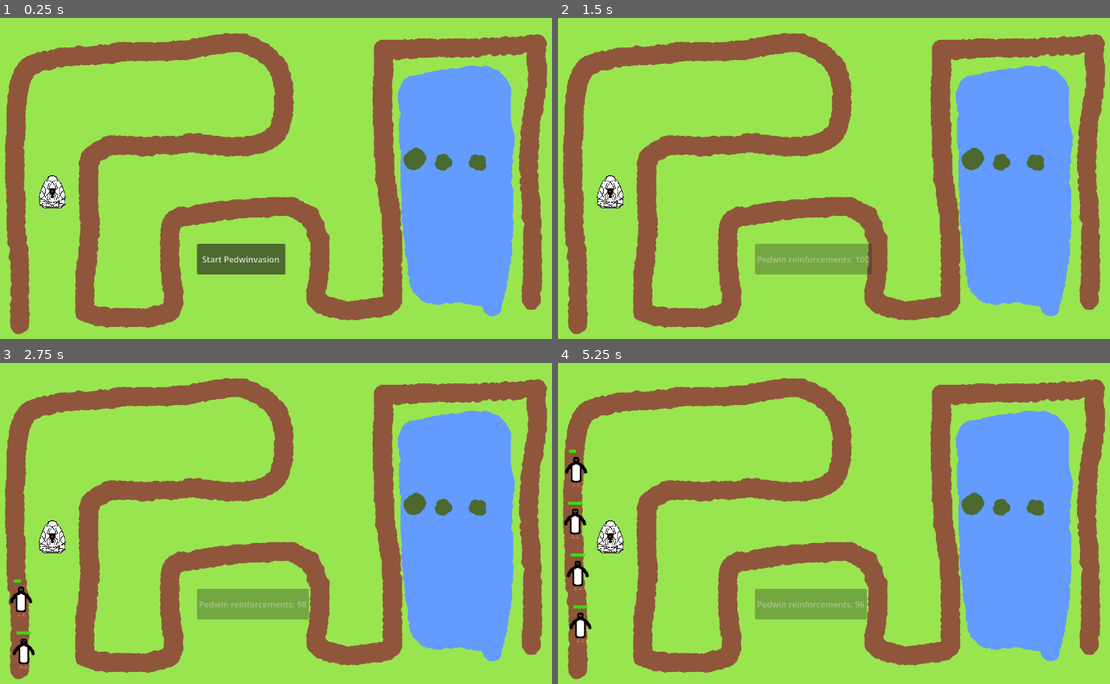
Above: before the commit, frames 1-4 (two rows, left to right).
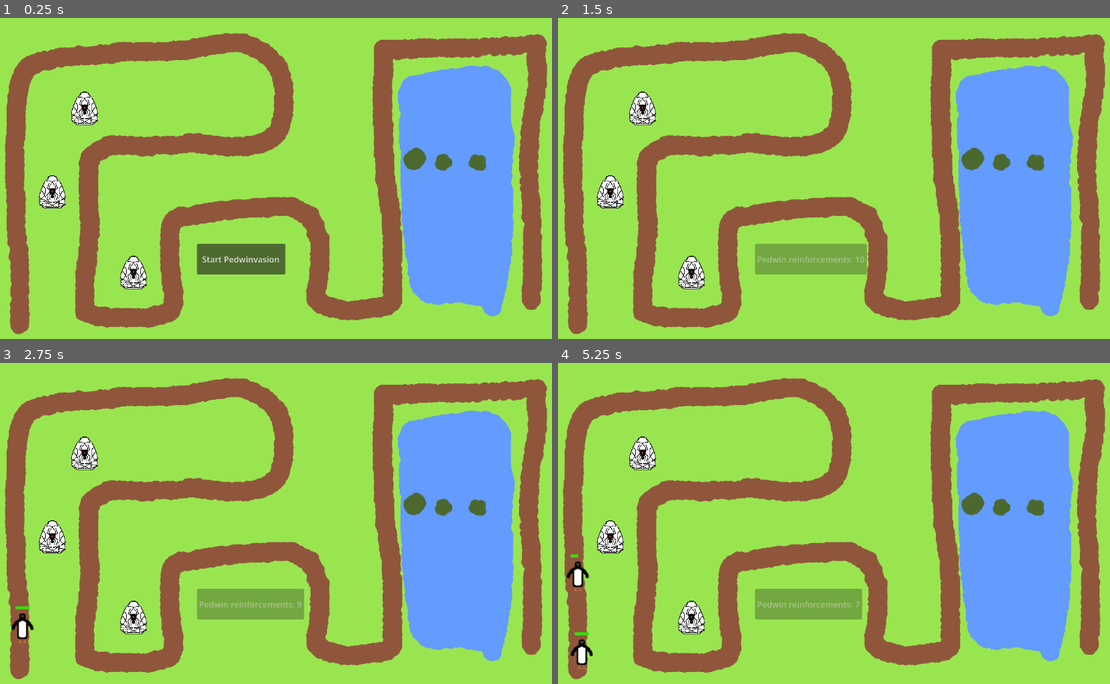
Above: after the commit, the same moments.

Repository: CrimsonCloak/pedwin
Game: Godot game, scene res://Scenes/demogame.tscn
Same seed, same stepped clock (60 frames per second), same inputs: the game is played once before the commit and once after it.
Inputs (mouse positions are in pixels of both pictures, inside the frame that each line leads up to):
- Up to frame 1 (0.25 s): no input
- Up to frame 2 (1.5 s): click "Start Pedwinvasion" at 0.5 s; tap Enter at 1.25 s; move the mouse to (944, 159) at 1.27 s; click (944, 159) at 1.42 s
- Up to frame 3 (2.75 s): move the mouse to (132, 539) at 2.02 s; click (132, 539) at 2.17 s
- Up to frame 4 (5.25 s): move the mouse to (872, 449) at 2.77 s; click (872, 449) at 2.92 s; move the mouse to (778, 590) at 3.52 s; click (778, 590) at 3.67 s; move the mouse to (988, 571) at 4.27 s; click (988, 571) at 4.42 s; move the mouse to (629, 472) at 5.02 s; click (629, 472) at 5.17 s

The runs differ from the first frame. In frame 1, 0.8% of the frame differs, in the area x 12-27%, y 22-85%; in frame 2, 0.9%; in frame 3, 1.5%; in frame 4, 1.8%, in the area x 1-56%, y 22-96%.

Commit message:
Add barebones support for overlapping tower areas

Diff:
--- a/Scenes/demogame.tscn
+++ b/Scenes/demogame.tscn
@@ -22,6 +22,7 @@
 curve = SubResource("Curve2D_qxrlw")
 
 [node name="SpawnTimer" type="Timer" parent="." unique_id=1759072209]
+wait_time = 1.5
 
 [node name="StartButton" type="Button" parent="." unique_id=307434285]
 offset_left = 468.0
@@ -32,3 +33,9 @@
 
 [node name="SpodrCocoon" parent="." unique_id=1468247977 instance=ExtResource("3_8vyj5")]
 position = Vector2(190, 352)
+
+[node name="SpodrCocoon3" parent="." unique_id=2108573465 instance=ExtResource("3_8vyj5")]
+position = Vector2(346, 507)
+
+[node name="SpodrCocoon2" parent="." unique_id=80177256 instance=ExtResource("3_8vyj5")]
+position = Vector2(252, 191)
--- a/Scenes/spodr_cocoon.gd
+++ b/Scenes/spodr_cocoon.gd
@@ -32,7 +32,7 @@
 	# Get all bodies inside Area2D
 	var bodies = $Area2D.get_overlapping_areas()
 
-	if not bodies.is_empty():
+	if not bodies.is_empty() && contains_pedwin(bodies):
 		# Filter them on Pedwins, which are always PathFollow2D.
 		print("Penguins in bodies: "+ str(bodies))
 		var pedwins: Array[PathFollow2D]
@@ -49,3 +49,10 @@
 		return true
 	return false
 	# Return
+
+func contains_pedwin(arrayOfAreas) -> bool:
+	var pedwin_present = false
+	for area in arrayOfAreas:
+		if area.get_parent() is PathFollow2D:
+			pedwin_present = true
+	return pedwin_present
--- a/Scenes/spodr_cocoon.tscn
+++ b/Scenes/spodr_cocoon.tscn
@@ -19,5 +19,4 @@
 debug_color = Color(0.7909608, 0.32397082, 0.7167154, 0.41960785)
 
 [node name="Timer" type="Timer" parent="." unique_id=71211925]
-wait_time = 5.0
 autostart = true
--- a/Scripts/game.gd
+++ b/Scripts/game.gd
@@ -8,7 +8,7 @@
 # Called when the node enters the scene tree for the first time.
 func _ready():
 	button.pressed.connect (_button_pressed)
-	pedwin_wave_size = 100
+	pedwin_wave_size = 10
 
 func _button_pressed():
 	$SpawnTimer.timeout.connect(spawn_enemy)
